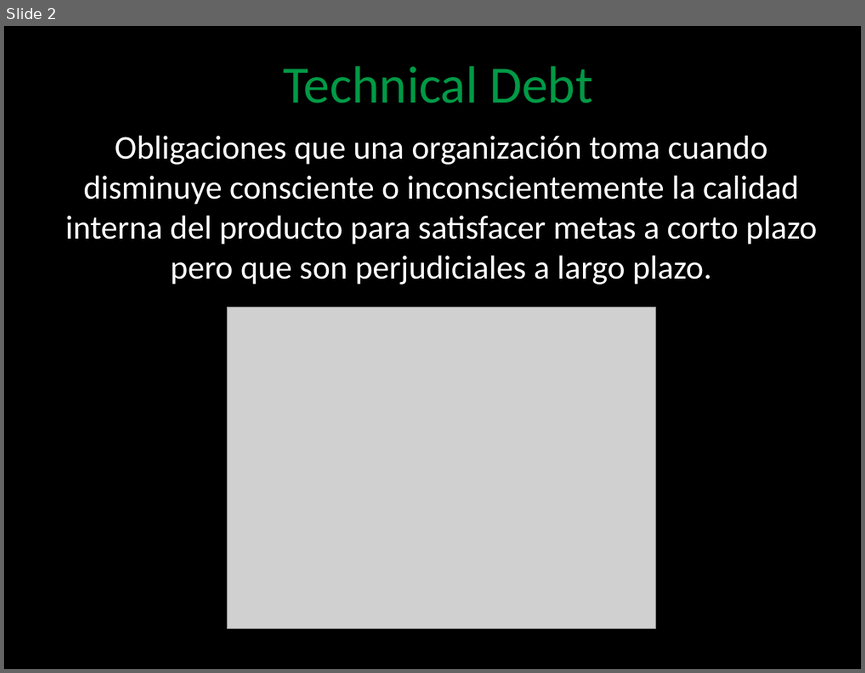
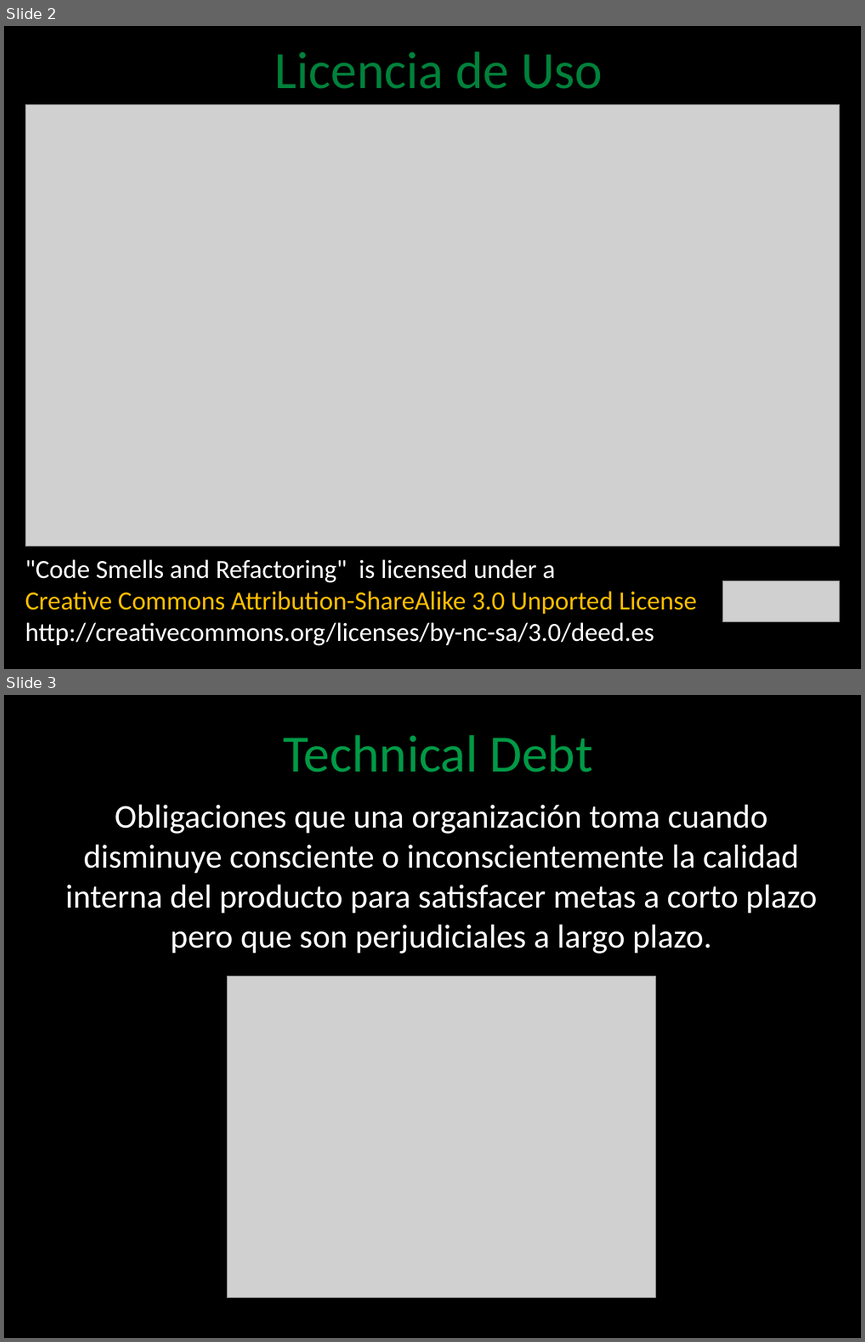
Before and after one commit to angelnunezsalazar/Code-Smells-and-Refactoring, a slide deck: Diapositivas/Code Smells and Refactoring.pptx. Shown one above the other, each under a label of ours: slide 2 before the commit, slides 2 and 3 after it. The pictures are 865x673 and 865x1342 pixels, drawn with LibreOffice and Linux fonts; fonts in the diff are those of the drawing; grey boxes stand for pictures; background and template pictures are left out. Boxes give left, top, right and bottom in pixels: in the first picture for what was removed or moved away, otherwise in the second. Text is boxed around its words. In the diff, an @@ line names an element or a change of style, - is before the commit and + after.

Commit message:
Licencia de uso

```diff
--- a/Diapositivas/Code Smells and Refactoring.pptx
+++ b/Diapositivas/Code Smells and Refactoring.pptx
@@ slide 2 added at [4,26,861,669], background picture (left out) @@
@@ title added at [275,52,602,89], 44 pt, text #00823B @@
+Licencia de Uso
@@ picture added at [25,105,840,546] @@
@@ text added at [25,559,697,646], 22 pt, text #FFFFFF @@
+"Code Smells and Refactoring" is licensed under a
+Creative Commons Attribution-ShareAlike 3.0 Unported License
+http://creativecommons.org/licenses/by-nc-sa/3.0/deed.es
@@ picture added at [723,580,840,622] @@
@@ what was slide 2 is now slide 3 @@
```
Also in this commit, not shown: 1 slide changed.
